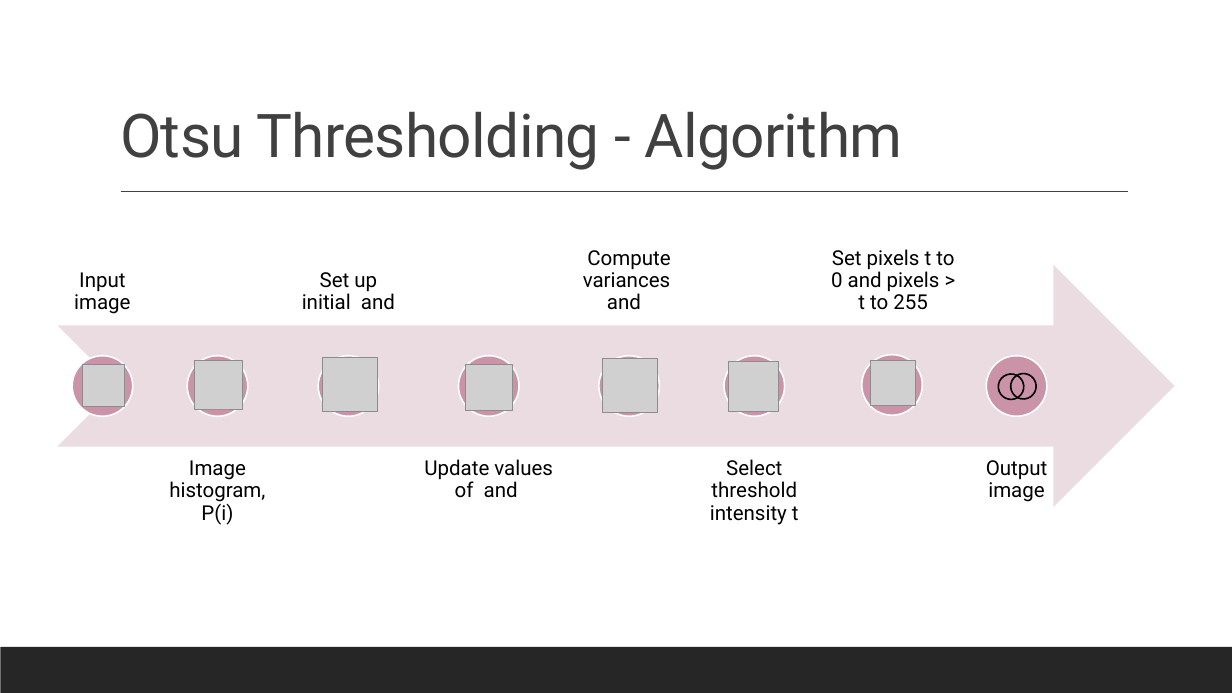
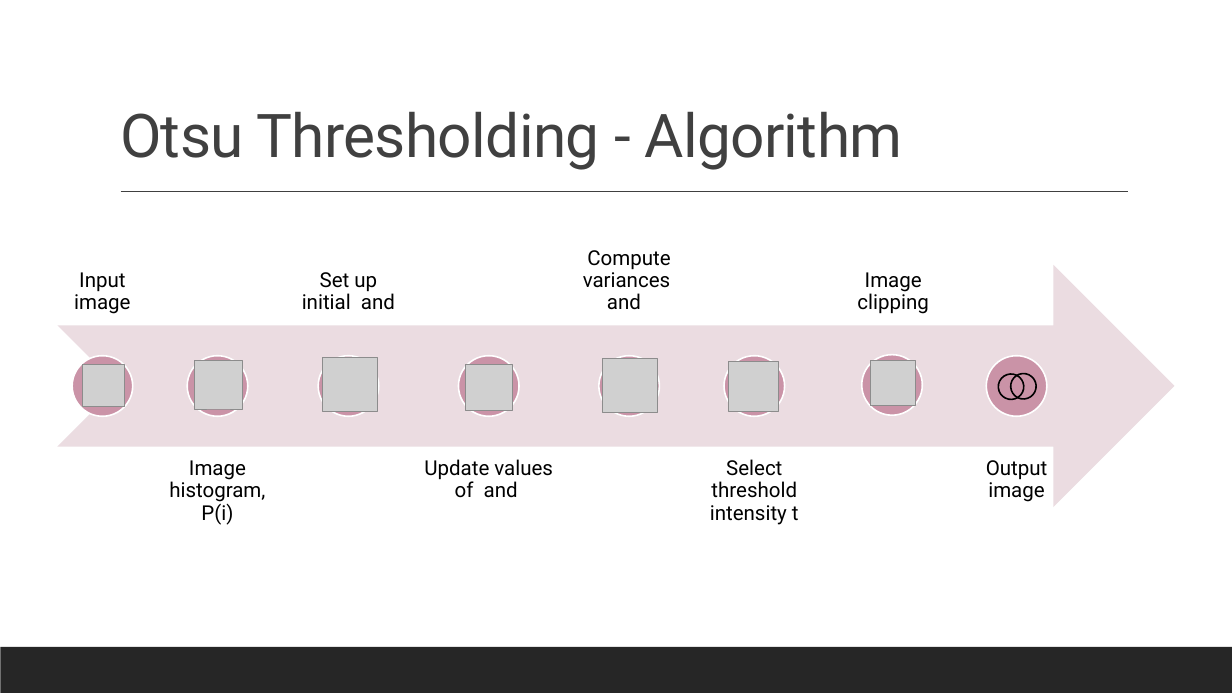
Before and after one commit to datascience-mobi-2022/2022-topic-01-team-04, a slide deck: slide 11 of presentation/layout(2).pptx (slide 15 before the commit). Drawn at 1232x693 pixels with LibreOffice and Linux fonts; fonts in the diff are those of the drawing; grey boxes stand for pictures. Boxes give left, top, right and bottom in pixels: in the first picture for what was removed or moved away, otherwise in the second. Text is boxed around its words. In the diff, an @@ line names an element or a change of style, - is before the commit and + after.

```diff
--- a/presentation/layout(2).pptx
+++ b/presentation/layout(2).pptx
@@ text at (857, 272, 928, 314): text changed @@
-Set pixels t to 0 and pixels > t to 255
+Image clipping
```
Also in this commit, not shown: 6 other slides changed, 1 slide added, 2 slides removed.
